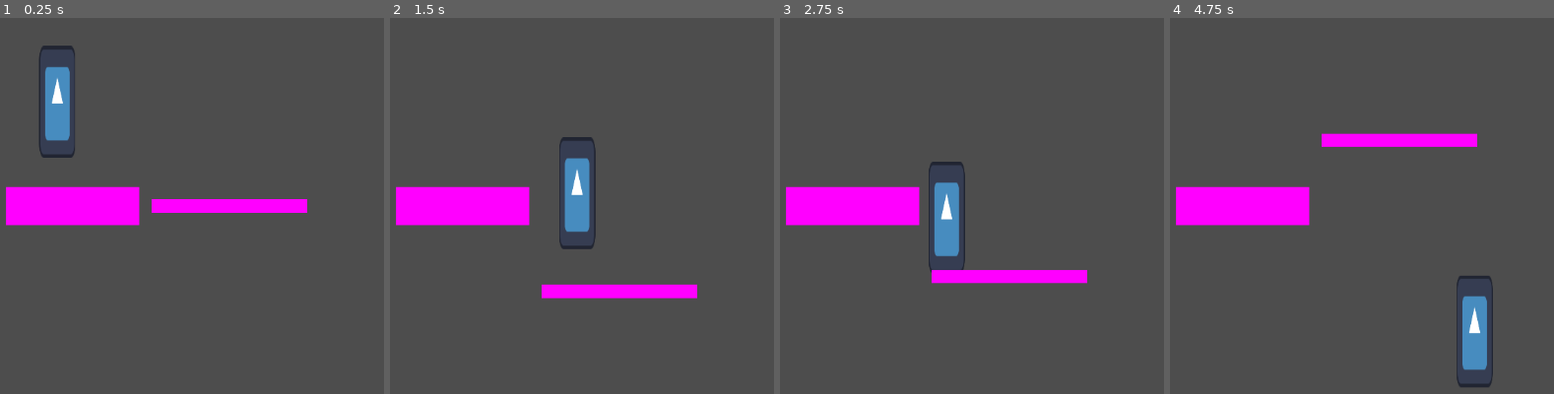
Above: before the commit, frames 1-4 (left to right).
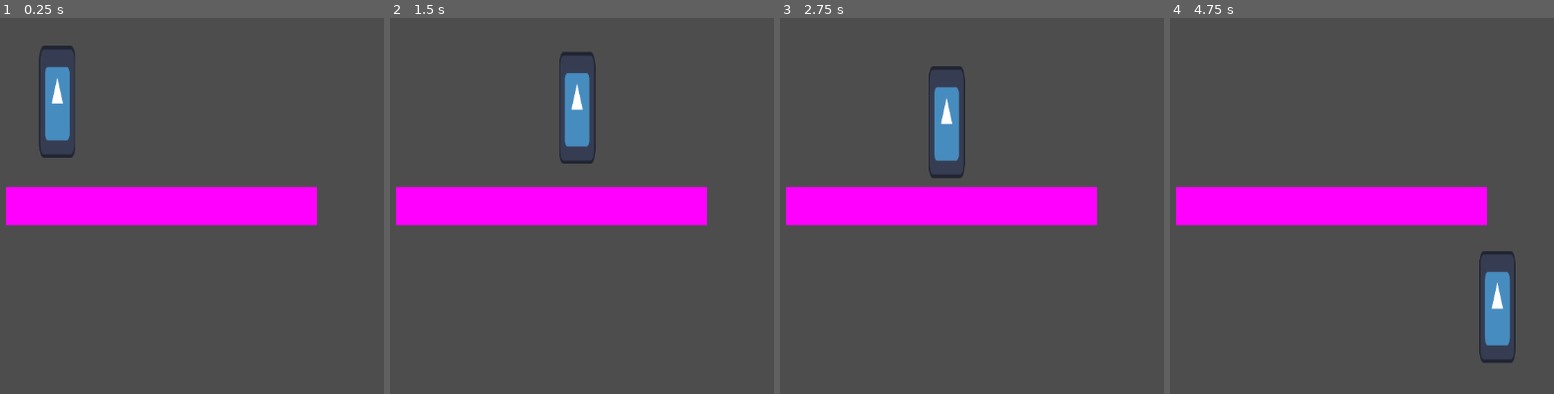
Above: after the commit, the same moments.

Repository: GoncasCC/Chrono-Jumper
Game: Godot game, scene res://Scenes/first_level.tscn
The game is run twice, just before and just after one commit, with the same random seed, the same clock (stepped at 60 frames per second) and the same inputs. The engine's default icon, where the game draws it, is replaced by a stand-in: a white triangle on a blue panel in a dark square.
Inputs:
- Up to frame 1 (0.25 s): no input
- Up to frame 2 (1.5 s): hold Right (ui_right) from 0.53 s (still down); tap Up (ui_up) at 0.6, 0.77, 1.07, 1.35 s
- Up to frame 3 (2.75 s): tap Up (ui_up) at 1.52, 1.82, 2.1 s; release Right (ui_right) at 2.03 s; hold Left (ui_left) from 2.03 s (still down)
- Up to frame 4 (4.75 s): release Left (ui_left) at 2.78 s; hold Right (ui_right) 2.78-4.28 s; tap Up (ui_up) at 2.85, 3.02, 3.32, 3.6, 3.77, 4.07, 4.35, 4.52 s; hold Left (ui_left) from 4.28 s (still down)

The runs differ from the first frame. In frame 1, 3.4% of the frame differs, in the area x 36-83%, y 44-56%; in frame 2, 8.9%; in frame 3, 8.8%; in frame 4, 9.4%, in the area x 36-90%, y 30-99%.

Commit message:
Started to implement some timing mechanics

Diff:
--- a/Scenes/first_level.tscn
+++ b/Scenes/first_level.tscn
@@ -1,8 +1,7 @@
-[gd_scene load_steps=4 format=3 uid="uid://cpgoltb8ooilu"]
+[gd_scene load_steps=3 format=3 uid="uid://cpgoltb8ooilu"]
 
 [ext_resource type="PackedScene" uid="uid://dbdeprg6i83oo" path="res://Scenes/platform.tscn" id="1_xakx7"]
 [ext_resource type="PackedScene" uid="uid://bqeutb2b410we" path="res://Scenes/player.tscn" id="2_xi3iw"]
-[ext_resource type="PackedScene" uid="uid://ca4jtla1fq235" path="res://Scenes/moving_platform.tscn" id="3_y3ept"]
 
 [node name="First_level" type="Node2D"]
 
@@ -11,6 +10,3 @@
 
 [node name="Player" parent="." instance=ExtResource("2_xi3iw")]
 position = Vector2(495, 184)
-
-[node name="MovingPlatform" parent="." instance=ExtResource("3_y3ept")]
-position = Vector2(631, 324)
--- a/Scenes/moving_platform.tscn
+++ /dev/null
@@ -1,20 +0,0 @@
-[gd_scene load_steps=4 format=3 uid="uid://ca4jtla1fq235"]
-
-[ext_resource type="Script" path="res://Scripts/moving_platform.gd" id="1_qao34"]
-
-[sub_resource type="PlaceholderTexture2D" id="PlaceholderTexture2D_dw0xk"]
-
-[sub_resource type="RectangleShape2D" id="RectangleShape2D_nuujc"]
-size = Vector2(223, 20)
-
-[node name="MovingPlatform" type="StaticBody2D"]
-script = ExtResource("1_qao34")
-
-[node name="Sprite2D" type="Sprite2D" parent="."]
-position = Vector2(113.25, 9.25)
-scale = Vector2(227.5, 19.5)
-texture = SubResource("PlaceholderTexture2D_dw0xk")
-
-[node name="CollisionShape2D" type="CollisionShape2D" parent="."]
-position = Vector2(115.5, 11)
-shape = SubResource("RectangleShape2D_nuujc")
--- a/Scenes/platform.tscn
+++ b/Scenes/platform.tscn
@@ -3,15 +3,15 @@
 [sub_resource type="PlaceholderTexture2D" id="PlaceholderTexture2D_ruvgp"]
 
 [sub_resource type="RectangleShape2D" id="RectangleShape2D_x62ni"]
-size = Vector2(196, 55)
+size = Vector2(456, 55)
 
 [node name="Platform" type="StaticBody2D"]
 
 [node name="Sprite2D" type="Sprite2D" parent="."]
-position = Vector2(22.5, -1)
-scale = Vector2(195, 55.5)
+position = Vector2(152.5, -1)
+scale = Vector2(455, 55.5)
 texture = SubResource("PlaceholderTexture2D_ruvgp")
 
 [node name="CollisionShape2D" type="CollisionShape2D" parent="."]
-position = Vector2(22, -0.5)
+position = Vector2(152, -0.5)
 shape = SubResource("RectangleShape2D_x62ni")
--- a/Scenes/player.tscn
+++ b/Scenes/player.tscn
@@ -1,7 +1,7 @@
 [gd_scene load_steps=4 format=3 uid="uid://bqeutb2b410we"]
 
 [ext_resource type="Texture2D" uid="uid://b7if6mbqtdrqt" path="res://icon.svg" id="1_32ew7"]
-[ext_resource type="Script" path="res://player.gd" id="1_386qq"]
+[ext_resource type="Script" path="res://Scripts/player.gd" id="1_386qq"]
 
 [sub_resource type="CapsuleShape2D" id="CapsuleShape2D_pxxql"]
 radius = 32.0
@@ -18,3 +18,9 @@
 [node name="CollisionShape2D" type="CollisionShape2D" parent="."]
 position = Vector2(-3, -13)
 shape = SubResource("CapsuleShape2D_pxxql")
+
+[node name="PauseTimer" type="Timer" parent="."]
+
+[node name="RewindTimer" type="Timer" parent="."]
+
+[node name="FastForwardTimer" type="Timer" parent="."]
--- a/Scripts/moving_platform.gd
+++ /dev/null
@@ -1,21 +0,0 @@
-extends StaticBody2D
-
-@export var move_speed: float = 100.0 # How fast the platform moves (in pixels per second)
-@export var move_range: float = 200.0 # The vertical range the platform will move up and down (in pixels)
-
-var original_position: Vector2
-var direction: int = 1 # 1 = moving up, -1 = moving down
-
-func _ready():
-	# Store the original position of the platform
-	original_position = position
-
-func _process(delta):
-	# Move the platform vertically
-	position.y += move_speed * direction * delta
-
-	# If it moves beyond the set range, reverse direction
-	if position.y > original_position.y + move_range:
-		direction = -1
-	elif position.y < original_position.y - move_range:
-		direction = 1
--- /dev/null
+++ b/Scripts/player.gd
@@ -0,0 +1,61 @@
+extends CharacterBody2D
+
+# Movement variables
+@export var speed = 200.0   # Horizontal speed
+@export var jump_force = -350.0  # Jump force (negative for upward movement)
+@export var gravity = 1000.0   # Gravity force for all time periods (can be adjusted later)
+
+
+# Control inputs
+var is_jumping = false
+# Player states
+var on_ground = false
+
+
+# Time Manipulation Variables
+@export var pause_duration = 1.5  # Duration of the pause effect in seconds
+@export var rewind_duration = 2.0  # Duration of the rewind effect in seconds
+@export var fast_forward_duration = 1.5  # Duration of the fast forward effect in seconds
+@export var cooldown_time = 5.0  # Cooldown time for each ability
+
+# State tracking
+var is_paused = false
+var is_rewinding = false
+var is_fast_forwarding = false
+# Access Timer nodes
+var pause_timer
+var rewind_timer
+var fast_forward_timer
+
+
+
+func _ready():
+	pause_timer = $PauseTimer
+	rewind_timer = $RewindTimer
+	fast_forward_timer = $FastForwardTimer
+
+
+func _process(delta):
+	# Handle player movement input
+	velocity.x = 0.0  # Reset horizontal velocity each frame
+
+	# Left and Right movement input (mapped to "ui_left" and "ui_right" by default)
+	if Input.is_action_pressed("ui_left"):
+		velocity.x = -speed
+	if Input.is_action_pressed("ui_right"):
+		velocity.x = speed
+
+	# Jumping (mapped to "ui_up" by default)
+	if Input.is_action_just_pressed("ui_up") and is_on_floor():
+		velocity.y = jump_force
+		is_jumping = true
+
+	# Apply gravity
+	velocity.y += gravity * delta
+
+	# Move the player with collision detection
+	move_and_slide()
+
+	# Check if the player has landed
+	if is_on_floor() and is_jumping:
+		is_jumping = false
